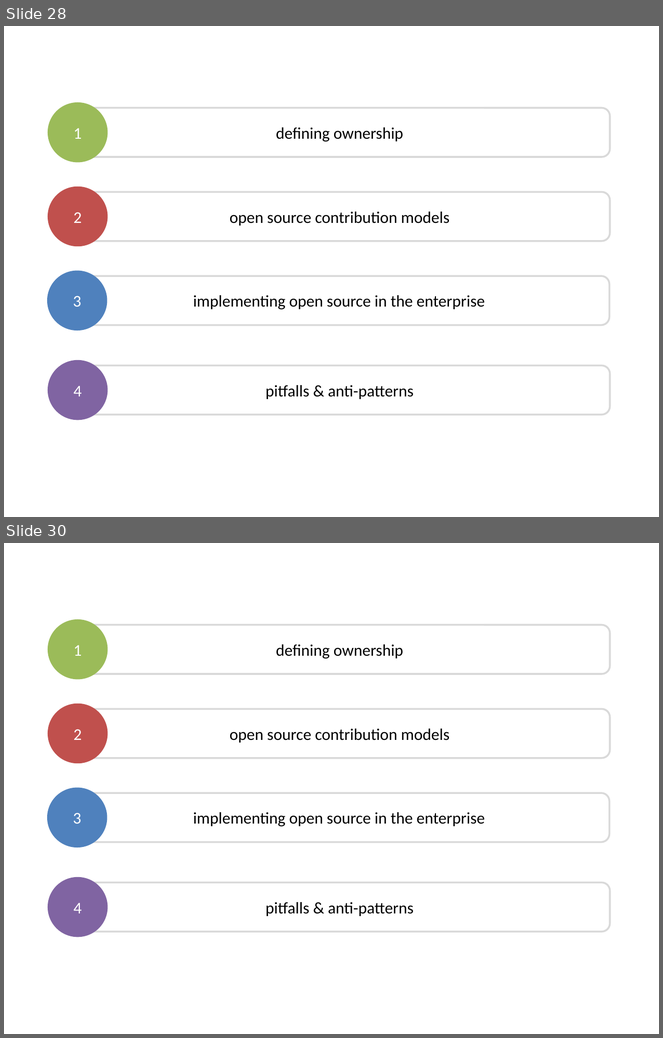
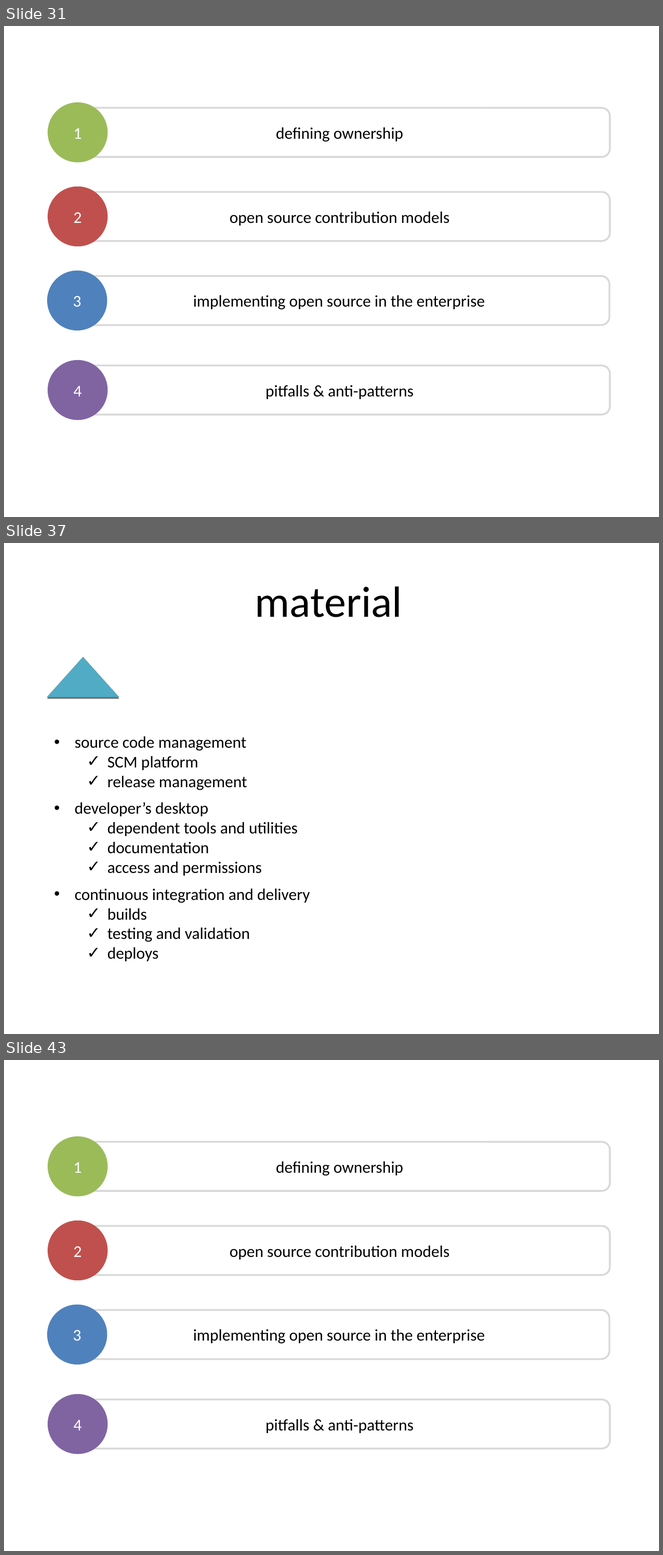
Before and after one commit to dsietz/open-source-model, a slide deck: Adopting the Open Source Model.pptx. Shown one above the other, each under a label of ours: slides 28 and 30 before the commit, slides 31, 37 and 43 after it; the slides between them are not shown. The pictures are 663x1038 and 663x1555 pixels, drawn with LibreOffice and Linux fonts; fonts in the diff are those of the drawing. Boxes give left, top, right and bottom in pixels: in the first picture for what was removed or moved away, otherwise in the second. Text is boxed around its words. In the diff, an @@ line names an element or a change of style, - is before the commit and + after.

```diff
--- a/Adopting the Open Source Model.pptx
+++ b/Adopting the Open Source Model.pptx
@@ slide 37 added at [4, 543, 659, 1034], background #FFFFFF @@
@@ text added at [255, 586, 402, 617], 48 pt, text #000000 @@
+material
@@ triangle added at [48, 652, 118, 702], fill #4BACC6 @@
@@ text added at [75, 736, 247, 791], 18 pt, text #000000 @@
+• source code management
+  ✓ SCM platform
+  ✓ release management
@@ text added at [75, 802, 298, 876], 18 pt, text #000000 @@
+• developer’s desktop
+  ✓ dependent tools and utilities
+  ✓ documentation
+  ✓ access and permissions
@@ text added at [75, 889, 310, 962], 18 pt, text #000000 @@
+• continuous integration and delivery
+  ✓ builds
+  ✓ testing and validation
+  ✓ deploys
@@ what was slide 28 is now slide 31 @@
@@ what was slide 30 is now slide 43 @@
```
Also in this commit, not shown: 5 slides changed, 13 other slides added, 1 slide removed.
